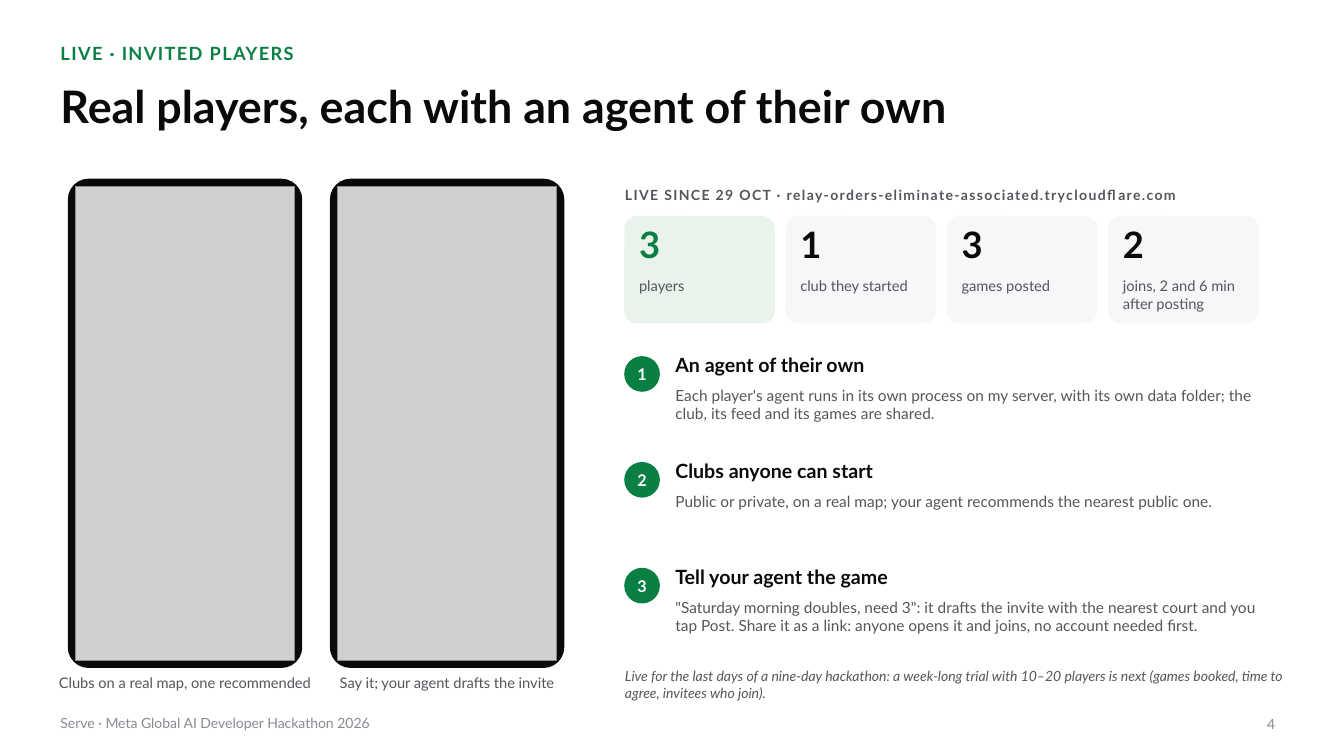
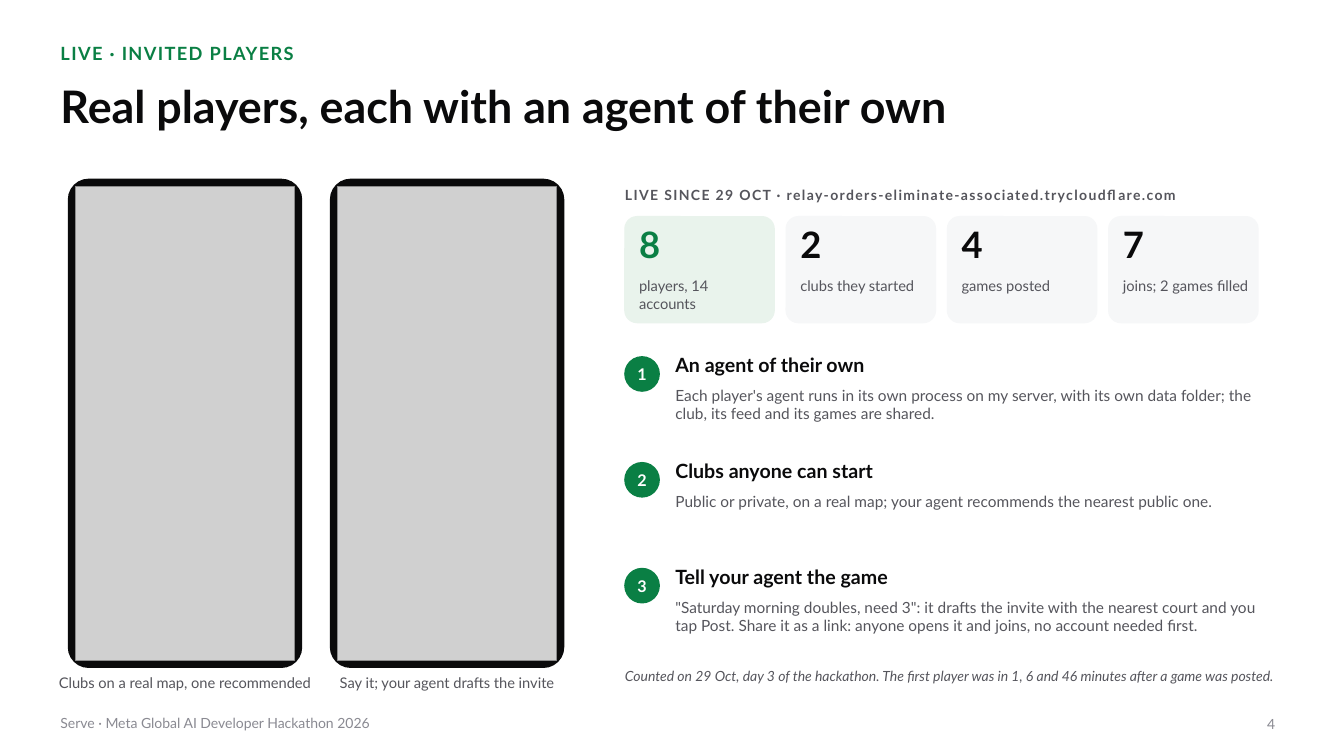
Before and after one commit to gino6178/serve-meta-hackathon, a slide deck: slide 4 of video/deck/Serve_Meta_deck.pptx. Drawn at 1344x756 pixels with LibreOffice and Linux fonts; fonts in the diff are those of the drawing; grey boxes stand for pictures. Boxes give left, top, right and bottom in pixels: in the first picture for what was removed or moved away, otherwise in the second. Text is boxed around its words. In the diff, an @@ line names an element or a change of style, - is before the commit and + after.

```diff
--- a/video/deck/Serve_Meta_deck.pptx
+++ b/video/deck/Serve_Meta_deck.pptx
@@ text at <box>639,231,660,259</box>: text changed @@
-3
+8
@@ text at <box>800,231,821,258</box>: text changed @@
-1
+2
@@ text at <box>962,231,983,258</box>: text changed @@
-3
+4
@@ text at <box>1123,231,1144,258</box>: text changed @@
-2
+7
@@ text at <box>639,280,708,309</box>: text changed @@
-players
+players, 14 accounts
@@ text at <box>800,280,914,294</box>: text changed @@
-club they started
+clubs they started
@@ text at <box>1123,280,1248,294</box>: text changed @@
-joins, 2 and 6 min after posting
+joins; 2 games filled
@@ text at <box>625,670,1273,684</box>: text changed @@
-Live for the last days of a nine-day hackathon: a week-long trial with 10–20 players is next (games booked, time to agree, invitees who join).
+Counted on 29 Oct, day 3 of the hackathon. The first player was in 1, 6 and 46 minutes after a game was posted.
```
Also in this commit, not shown: 9 other slides changed, 4 other files.
